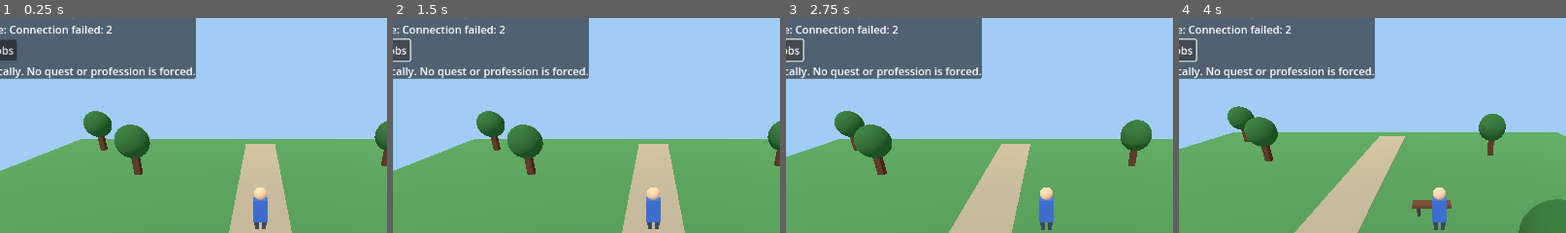
Above: before the commit, frames 1-4 (left to right).
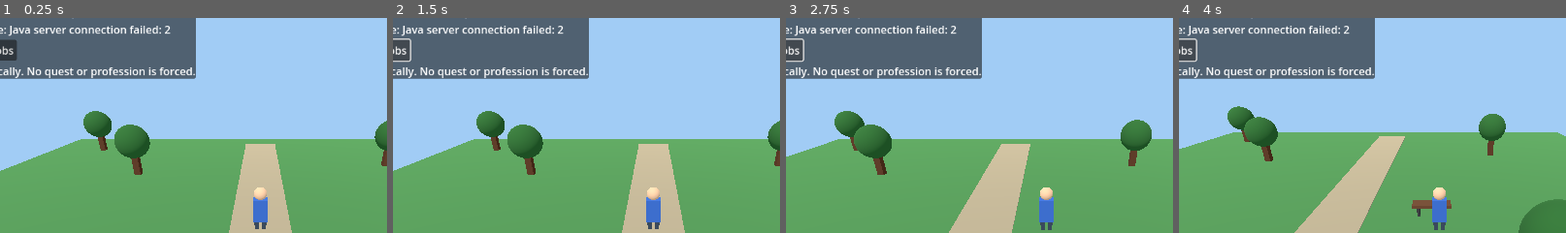
Above: after the commit, the same moments.

Repository: holovin777/living-alibi
Game: Godot game, scene res://scenes/park.tscn
Same seed, same stepped clock (60 frames per second), same inputs: the game is played once before the commit and once after it.
Inputs:
- Up to frame 1 (0.25 s): no input
- Up to frame 2 (1.5 s): click "Refresh world" at 0.5 s; click "Find jobs" at 1.25 s
- Up to frame 3 (2.75 s): tap Enter at 2 s; hold D from 2.03 s (still down)
- Up to frame 4 (4 s): release D at 2.78 s; hold S 2.78-3.53 s; hold D from 3.53 s (still down)
The pictures show only the part of the screen within x 16-66%, y 5-55%; the shares and areas given below are measured in that part.

The runs differ from the first frame. In frame 1, 0.8% of the frame differs, in the area x 2-45%, y 3-9%; in frame 2, 0.8%; in frame 3, 0.8%; in frame 4, 0.8%.

Commit message:
feat(godot): make Java HTTP adapter route-aware, serialized and action-feedback capable

Diff:
--- a/godot/examples/WorldApi.gd
+++ b/godot/examples/WorldApi.gd
@@ -1,21 +1,33 @@
 extends Node
-## Example Godot 4 adapter for the local Living Alibi Spring API.
-## Attach to a Node and connect to world_updated to render the scene.
+## Godot 4 adapter for the authoritative local Living Alibi Java world.
+## One request at a time prevents out-of-order scene changes and duplicate wages.
 
 signal world_updated(snapshot: Dictionary)
+signal locations_updated(locations: Array)
 signal job_offers_updated(jobs: Array)
+signal action_feedback(message: String)
+signal request_started(route: String)
+signal request_finished(route: String)
 signal request_failed(message: String)
 
 const BASE_URL := "http://127.0.0.1:8080/api/v1"
 var http_request: HTTPRequest
+var _busy := false
+var _pending_route := ""
 
 func _ready() -> void:
     http_request = HTTPRequest.new()
     add_child(http_request)
     http_request.request_completed.connect(_on_request_completed)
 
+func is_busy() -> bool:
+    return _busy
+
 func refresh_world() -> void:
     _send("/world", HTTPClient.METHOD_GET, {})
+
+func list_locations() -> void:
+    _send("/locations", HTTPClient.METHOD_GET, {})
 
 func list_jobs() -> void:
     _send("/jobs", HTTPClient.METHOD_GET, {})
@@ -35,6 +47,9 @@
 func drink_from(source_id: String) -> void:
     _send("/actions/drink", HTTPClient.METHOD_POST, {"sourceId": source_id})
 
+func forage(source_id: String) -> void:
+    _send("/actions/forage", HTTPClient.METHOD_POST, {"sourceId": source_id})
+
 func wait_for(minutes: int) -> void:
     _send("/actions/wait", HTTPClient.METHOD_POST, {"minutes": minutes})
 
@@ -42,29 +57,58 @@
     _send("/actions/sleep", HTTPClient.METHOD_POST, {"hours": hours})
 
 func _send(route: String, method: int, payload: Dictionary) -> void:
+    if _busy:
+        request_failed.emit("Another request is still running.")
+        return
+    _busy = true
+    _pending_route = route
+    request_started.emit(route)
     var body := "" if method == HTTPClient.METHOD_GET else JSON.stringify(payload)
     var headers := PackedStringArray(["Content-Type: application/json"])
     var error := http_request.request(BASE_URL + route, headers, method, body)
     if error != OK:
+        _busy = false
+        _pending_route = ""
+        request_finished.emit(route)
         request_failed.emit("Request could not be started: %s" % error)
 
 func _on_request_completed(
     result: int, response_code: int, _headers: PackedStringArray,
     body: PackedByteArray
 ) -> void:
+    var route := _pending_route
+    _pending_route = ""
+    _busy = false
+    request_finished.emit(route)
     if result != HTTPRequest.RESULT_SUCCESS:
-        request_failed.emit("Connection failed: %s" % result)
+        request_failed.emit("Java server connection failed: %s" % result)
         return
+
     var response = JSON.parse_string(body.get_string_from_utf8())
-    if typeof(response) == TYPE_ARRAY and response_code >= 200 and response_code < 300:
-        job_offers_updated.emit(response)
+    if response_code < 200 or response_code >= 300:
+        var error_message := "HTTP %s" % response_code
+        if typeof(response) == TYPE_DICTIONARY:
+            error_message = str(response.get("error", error_message))
+        request_failed.emit(error_message)
         return
+
+    if route == "/locations" or route == "/jobs":
+        if typeof(response) != TYPE_ARRAY:
+            request_failed.emit("Server returned an invalid location/job list.")
+            return
+        if route == "/locations":
+            locations_updated.emit(response)
+        else:
+            job_offers_updated.emit(response)
+        return
+
     if typeof(response) != TYPE_DICTIONARY:
-        request_failed.emit("Server returned invalid JSON.")
+        request_failed.emit("Server returned invalid world JSON.")
         return
-    if response_code < 200 or response_code >= 300:
-        request_failed.emit(str(response.get("error", "HTTP %s" % response_code)))
+    if route.begins_with("/actions/"):
+        action_feedback.emit(str(response.get("message", "Action completed.")))
+    var snapshot = response.get("world", response)
+    if typeof(snapshot) != TYPE_DICTIONARY:
+        request_failed.emit("Server returned invalid world state.")
         return
-    # GET returns a world object; POST returns {"message":..., "world":...}.
-    var snapshot: Dictionary = response.get("world", response)
     world_updated.emit(snapshot)
